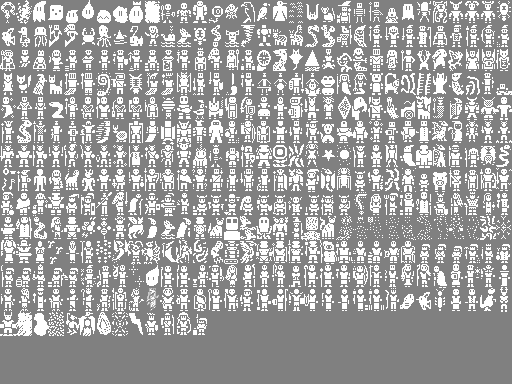
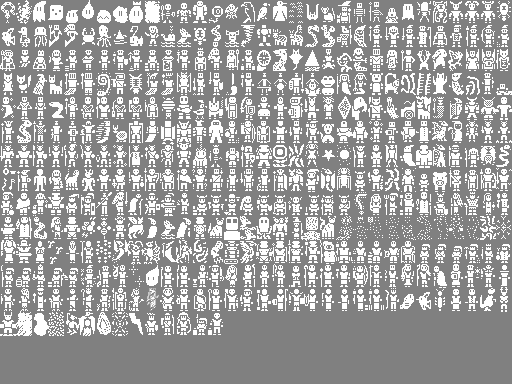
Before/after of a 512x384 layered artwork. What changed in the layer stack:
painted on "creature_sprites.png" over [208, 313, 223, 335]
